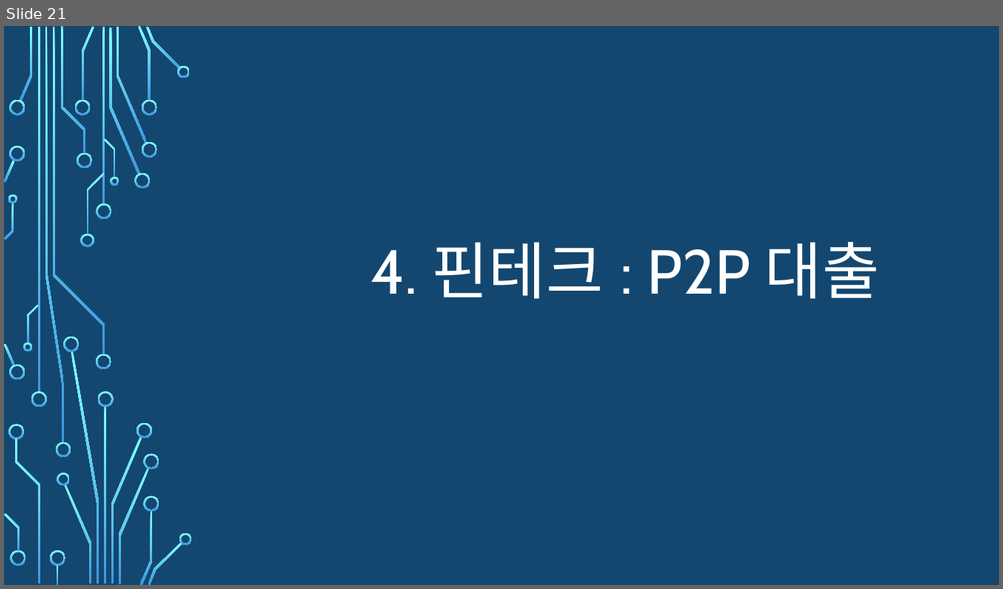
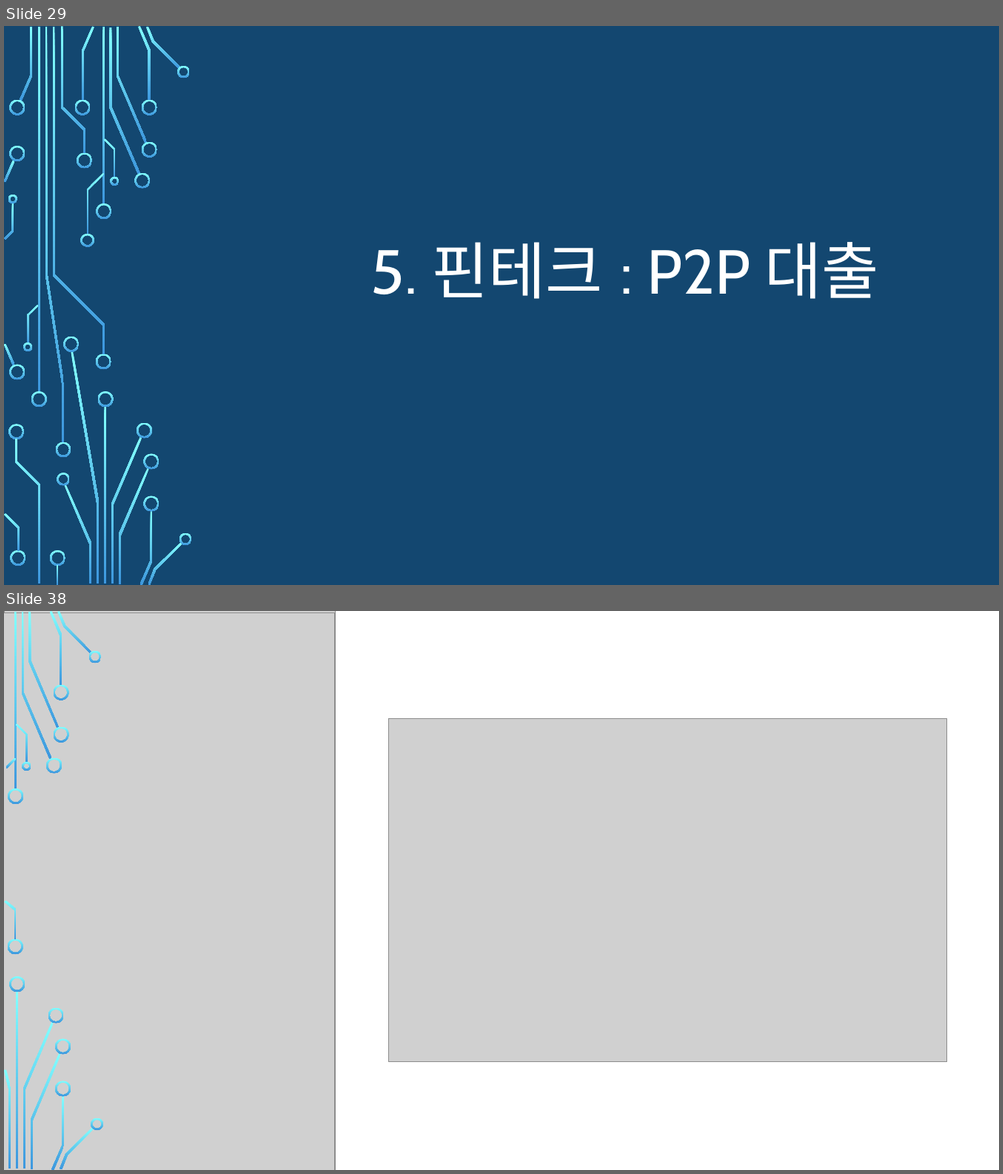
Before and after one commit to zerosum99/python_data_analysis, a slide deck: 금융/4차 산업혁명을 위한 금융.pptx. Shown one above the other, each under a label of ours: slide 21 before the commit, slides 29 and 38 after it; the slides between them are not shown. The pictures are 1003x589 and 1003x1174 pixels, drawn with LibreOffice and Linux fonts; fonts in the diff are those of the drawing; grey boxes stand for pictures; background and template pictures are left out. Boxes give left, top, right and bottom in pixels: in the first picture for what was removed or moved away, otherwise in the second. Text is boxed around its words. In the diff, an @@ line names an element or a change of style, - is before the commit and + after.

```diff
--- a/금융/4차 산업혁명을 위한 금융.pptx
+++ b/금융/4차 산업혁명을 위한 금융.pptx
@@ slide 38 added at (4, 611, 999, 1170), background picture (left out) @@
@@ rectangle added at (4, 611, 999, 1170), fill #FFFFFF @@
@@ picture added at (4, 611, 336, 1170) @@
@@ picture added at (4, 613, 336, 1170) @@
@@ picture added at (388, 719, 946, 1062) @@
@@ group added at (4, 611, 103, 1170): 24 freeform shapes, 2 rectangles @@
@@ group added at (4, 611, 984, 1170): 10 freeform shapes, 2 rectangles @@
@@ what was slide 21 is now slide 29 @@
@@ slide 29 changed as well @@
@@ title at (371, 242, 879, 299): text changed @@
-4. 핀테크 : P2P 대출
+5. 핀테크 : P2P 대출
```
Also in this commit, not shown: 1 other slide changed, 19 other slides added, 2 slides removed.
